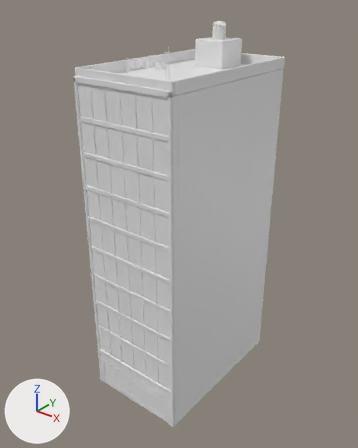
What one commit did to the glTF model modelos/ciudad/edificios/mod_10_a.glb.
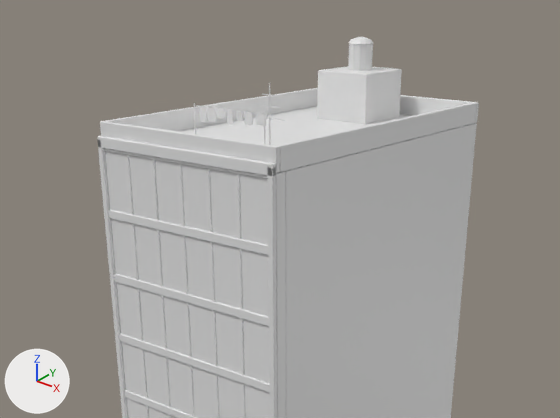
Each version appears first whole from a camera (50 mm lens) standing at (26.8, -26.6, 38.2) and looking at (-0.3, 7.4, 17.1), and next in a close-up on the part from 5% to 92% of the width and 0% to 52% of the height. Arrows for +X, +Y and +Z are at lower left; the lights stay in place. The older version's two pictures come first. Vertices at exactly the same position are counted once.

Names of what the first close-up shows: 'mod_10_a'.
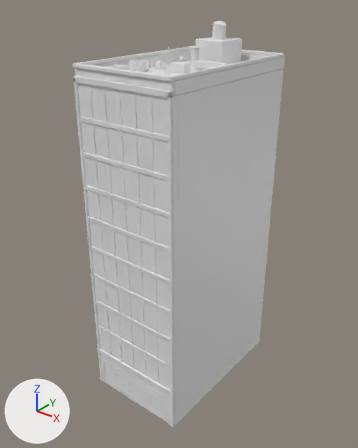
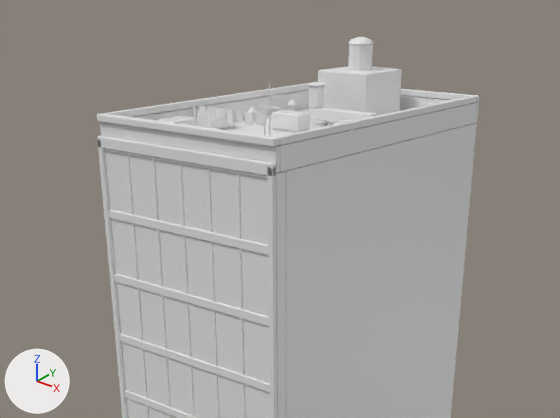
Diff of the bpy script that builds the scene:
```diff
--- a/modelos/ciudad/edificios/mod_10_a.glb.py
+++ b/modelos/ciudad/edificios/mod_10_a.glb.py
@@ me_mod_10_a @@
 # used by ob_mod_10_a; location = (0.0, 0.0, 0.0)
-me_mod_10_a.from_pydata(...)  # 927 vertices, 1638 faces; spans x -5.0..5.0, y -0.2..16.0, z 0.0..35.2
+me_mod_10_a.from_pydata(...)  # 1743 vertices, 3104 faces; spans x -5.0..5.0, y -0.2..16.0, z 0.0..35.2
+# me_mod_10_a part 1: the loose piece of 24 vertices spanning x -5.0..5.0, y -0.2..0.0, z 31.1..31.6 is copied, and the copy is scaled about its middle by (0.0668, 4.04, 0.133), then moved by (-0.9, 10.4, 1.8); it spans x -1.3..-0.5, y 9.9..10.7, z 33.0..33.2
+# me_mod_10_a part 2: 440 vertices added at x -5.0..5.0, y -0.1..16.0, z 31.2..33.0
+# other edits to the shape of me_mod_10_a do not show in these pictures
```

Pixel boxes [x1, y1, x2, y2] of what changed, in the close-ups (560 x 418 px):
part 1 of me_mod_10_a, added: after [307, 82, 326, 87]
part 2 of me_mod_10_a, added: after [97, 82, 479, 147]
